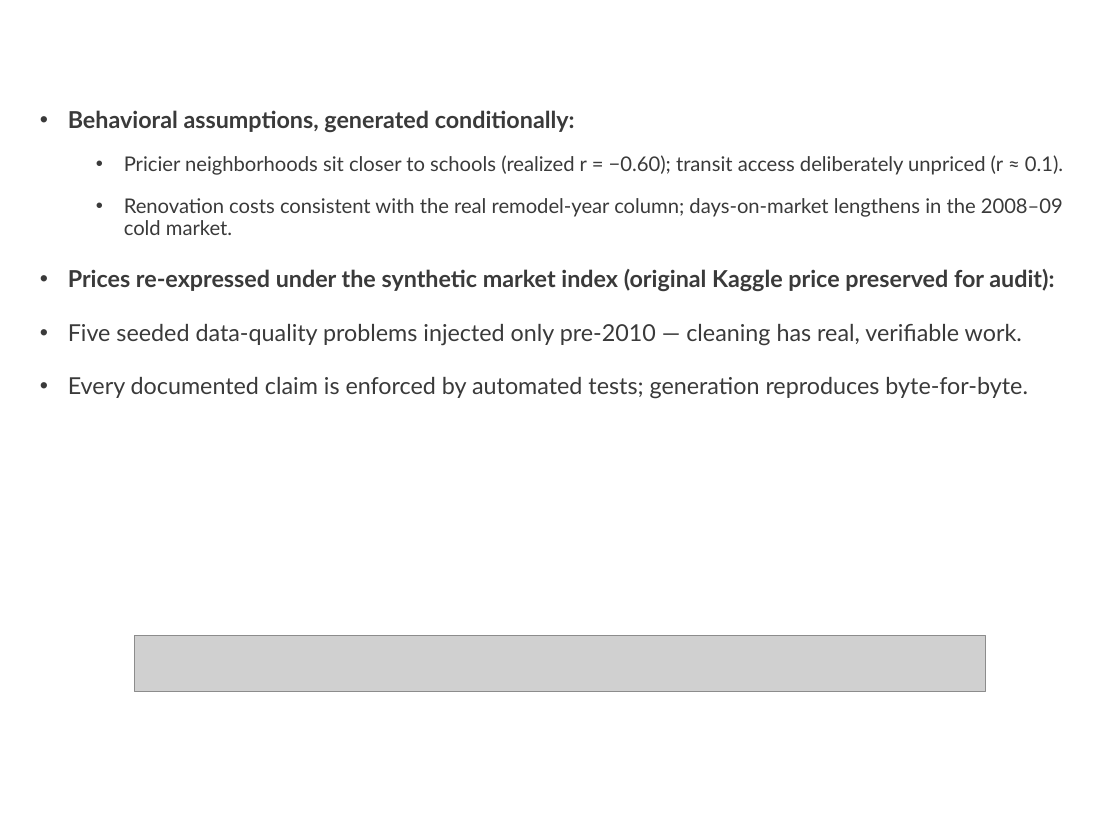
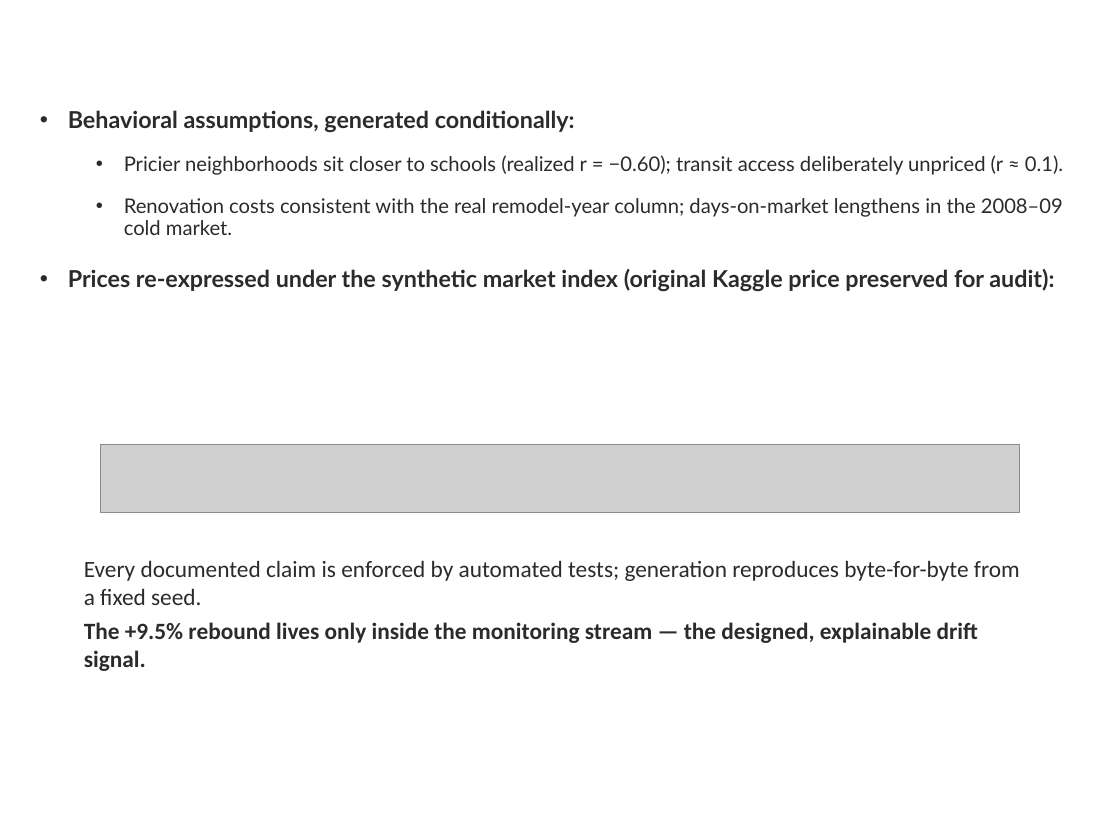
Before and after one commit to ducnt3/house-price-analytics, a slide deck: slide 5 of reports/hust-house-price-slides.pptx (slide 4 before the commit). Drawn at 1120x840 pixels with LibreOffice and Linux fonts; fonts in the diff are those of the drawing; grey boxes stand for pictures; background and template pictures are left out. Boxes give left, top, right and bottom in pixels: in the first picture for what was removed or moved away, otherwise in the second. Text is boxed around its words. In the diff, an @@ line names an element or a change of style, - is before the commit and + after.

Commit message:
docs: expand slide deck to 22 slides with LaTeX-typeset formulas
- Cover lists all members with student IDs
- Formulas re-rendered in Computer Modern (classic LaTeX typeface);
  multi-line formulas split into single-line images so nothing collides
- New slides: agenda, injected-imperfections table, four EDA slides using
  all figures, residual analysis, model-choice rationale, conformal
  calibration walkthrough, monitoring design + results, app screenshot
  on the demo slide

```diff
--- a/reports/hust-house-price-slides.pptx
+++ b/reports/hust-house-price-slides.pptx
@@ text "Behavioral assumptions, generated conditionally:" at [68, 110, 1063, 292]: text colour #3A3A3A to #2B2B2B @@
@@ text at [68, 324, 1028, 399]: paragraphs removed @@
-• Five seeded data-quality problems injected only pre-2010 — cleaning has real, verifiable work.
-• Every documented claim is enforced by automated tests; generation reproduces byte-for-byte.
@@ picture added at [101, 445, 1019, 512] @@
@@ text added at [84, 561, 1020, 671], 15 pt, text #2B2B2B @@
+Every documented claim is enforced by automated tests; generation reproduces byte-for-byte from a fixed seed.
+The +9.5% rebound lives only inside the monitoring stream — the designed, explainable drift signal.
@@ picture removed at [134, 635, 986, 691] @@
```
Also in this commit, not shown: 11 other slides changed, 10 slides added, 1 slide removed, 13 other files.
